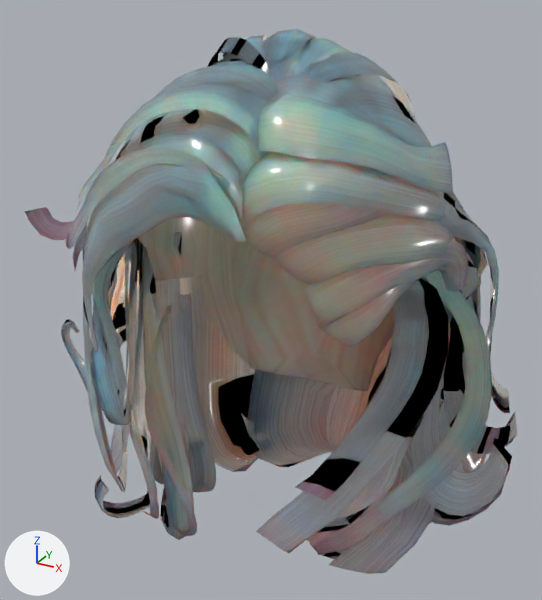
The FBX model Assets/_QYJ/Mesh/_Role/杜拉拉/hairheroine.fbx as it was, and as the next commit left it.
The view is the same before and after, from a camera (50 mm lens) standing at (0.136, -0.366, 1.836) and looking at (-0.065, 0.0, 1.653). The lights are fixed; the arrows at lower left show +X, +Y and +Z. Where no turn or scale is listed for an object, it has been applied to the vertices. Vertices at the same position are counted once.

The first picture shows 'newsea sims2 hair j09_polySurface55_polySurface84'.
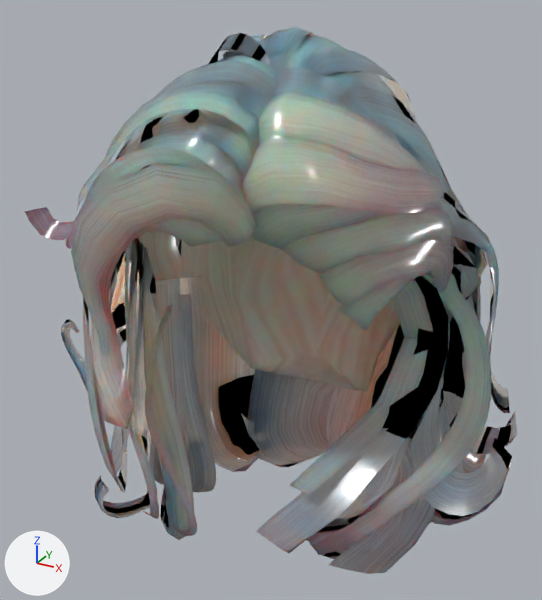
Where the newer file only moved an object's origin or applied its transform, the numbers keep the older frame.

What differs and where, as boxes [x1, y1, x2, y2] in the pictures (542 x 600 px; the box of a moved part takes in the faces that stretch with it):
'newsea sims2 hair j09_polySurface55_polySurface84', reshaped: before [25, 28, 517, 574]; after [25, 27, 517, 574]
'pPlane9', added: after [71, 163, 257, 356]
'polySurface105', added: after [242, 136, 444, 215]
'polySurface122', added: after [256, 275, 451, 553]
'polySurface120', added: after [314, 273, 491, 555]
'polySurface115', added: after [259, 90, 431, 175]
'pPlane11', added: after [290, 279, 434, 495]
'polySurface109', added: after [279, 207, 452, 274]
'polySurface111', added: after [320, 240, 454, 309]
'pPlane10', added: after [90, 218, 223, 429]
'polySurface107', added: after [251, 202, 453, 249]
'polySurface113', added: after [337, 238, 458, 331]
part 1 of me_mesh, deleted: before [82, 94, 492, 555]
part 2 of me_mesh, moved or reshaped: before [184, 28, 405, 227]; after [183, 27, 405, 200]
part 3 of me_mesh, surface changed: [25, 53, 517, 574] in both

What changed in the scene script:
```text
Change me_mesh:
    remove me_mesh.from_pydata(...)  # 5488 vertices, 8971 faces; spans x -0.137..0.137, y -0.124..0.124, z -0.159..0.159
    add me_mesh.from_pydata(...)  # 4543 vertices, 7778 faces; spans x -0.137..0.137, y -0.124..0.124, z -0.159..0.16
    me_mesh part 1: 12 loose pieces with 945 vertices, spanning x -0.089..0.12, y -0.124..0.03, z -0.119..0.137, are deleted
    me_mesh part 2: 263 vertices moved from x -0.031..0.068, y -0.108..-0.002, z 0.032..0.159 to x -0.031..0.068, y -0.108..-0.002, z 0.033..0.16; 24 vertices removed from x 0.002..0.026, y -0.108..-0.039, z 0.08..0.151; 24 vertices added at x 0.002..0.026, y -0.108..-0.04, z 0.081..0.155
    me_mesh part 3: 7719 kept faces spanning x -0.137..0.137, y -0.124..0.124, z -0.159..0.16 get new texture (UV) coordinates
Add ob_polysurface105:
    ob_polysurface105 = bpy.data.objects.new('polySurface105', me_mesh_003)  # 33 vertices, 20 faces; spans x -0.0397..0.0357, y -0.0908..0.0025, z 1.7291..1.7712; in mat_aistandardsurface5 (picture img_pink_orange_01_jpg)
    ob_polysurface105.location = (0.0, 0.0, 0.0)
Add ob_polysurface113:
    ob_polysurface113 = bpy.data.objects.new('polySurface113', me_mesh_007)  # 45 vertices, 28 faces; spans x 0.0..0.0394, y -0.05..0.0359, z 1.6628..1.7075; in mat_aistandardsurface5 (picture img_pink_orange_01_jpg)
    ob_polysurface113.location = (0.0, 0.0, 0.0)
Add ob_polysurface120:
    ob_polysurface120 = bpy.data.objects.new('polySurface120', me_mesh_008)  # 52 vertices, 50 faces; spans x -0.009..0.067, y -0.059..0.037, z 1.53..1.704; in mat_aistandardsurface5 (picture img_pink_orange_01_jpg)
    ob_polysurface120.location = (0.0, 0.0, 0.0)
Add ob_polysurface111:
    ob_polysurface111 = bpy.data.objects.new('polySurface111', me_mesh_1)  # 39 vertices, 24 faces; spans x -0.004..0.0399, y -0.0626..0.0195, z 1.6713..1.716; in mat_aistandardsurface5 (picture img_pink_orange_01_jpg)
    ob_polysurface111.location = (0.0, 0.0, 0.0)
Add ob_polysurface122:
    ob_polysurface122 = bpy.data.objects.new('polySurface122', me_mesh_010)  # 52 vertices, 60 faces; spans x -0.039..0.039, y -0.048..0.048, z -0.088..0.088; in mat_aistandardsurface5 (picture img_pink_orange_01_jpg)
    ob_polysurface122.location = (0.0019, -0.0265, 1.6254)
Add ob_pplane10:
    ob_pplane10 = bpy.data.objects.new('pPlane10', me_mesh_004)  # 81 vertices, 52 faces; spans x -0.098..0.008, y -0.03..0.027, z -0.125..0.036; in mat_aistandardsurface5 (picture img_pink_orange_01_jpg)
    ob_pplane10.location = (-0.0447, -0.0855, 1.7201)
Add ob_polysurface107:
    ob_polysurface107 = bpy.data.objects.new('polySurface107', me_mesh_006)  # 39 vertices, 24 faces; spans x -0.0372..0.0388, y -0.0881..0.0141, z 1.701..1.7514; in mat_aistandardsurface5 (picture img_pink_orange_01_jpg)
    ob_polysurface107.location = (0.0, 0.0, 0.0)
Add ob_pplane9:
    ob_pplane9 = bpy.data.objects.new('pPlane9', me_mesh_009)  # 30 vertices, 18 faces; spans x -0.087..0.0081, y -0.0319..0.0065, z -0.0754..0.0367; in mat_aistandardsurface5 (picture img_pink_orange_01_jpg)
    ob_pplane9.location = (-0.032, -0.0891, 1.7254)
Add ob_polysurface115:
    ob_polysurface115 = bpy.data.objects.new('polySurface115', me_mesh_001)  # 33 vertices, 20 faces; spans x -0.032..0.0302, y -0.0843..0.0005, z 1.7362..1.7873; in mat_aistandardsurface5 (picture img_pink_orange_01_jpg)
    ob_polysurface115.location = (0.0, 0.0, 0.0)
Add ob_polysurface109:
    ob_polysurface109 = bpy.data.objects.new('polySurface109', me_mesh_002)  # 45 vertices, 28 faces; spans x -0.0218..0.039, y -0.076..0.0141, z 1.6973..1.7363; in mat_aistandardsurface5 (picture img_pink_orange_01_jpg)
    ob_polysurface109.location = (0.0, 0.0, 0.0)
Add ob_pplane11:
    ob_pplane11 = bpy.data.objects.new('pPlane11', me_mesh_011)  # 12 vertices, 5 faces; spans x -0.0143..0.0383, y -0.0216..0.0628, z -0.1457..0.0042; in mat_aistandardsurface5 (picture img_pink_orange_01_jpg)
    ob_pplane11.location = (-0.006, -0.04, 1.7178)
```
